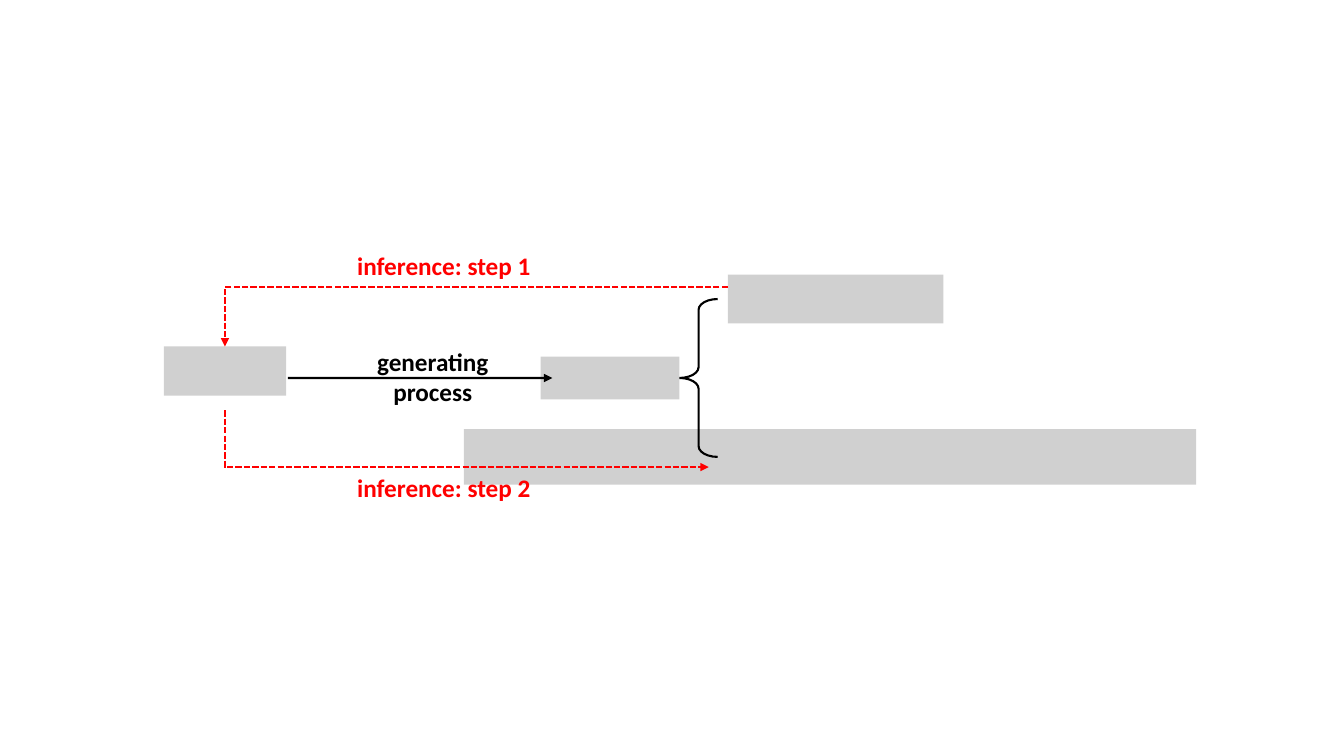
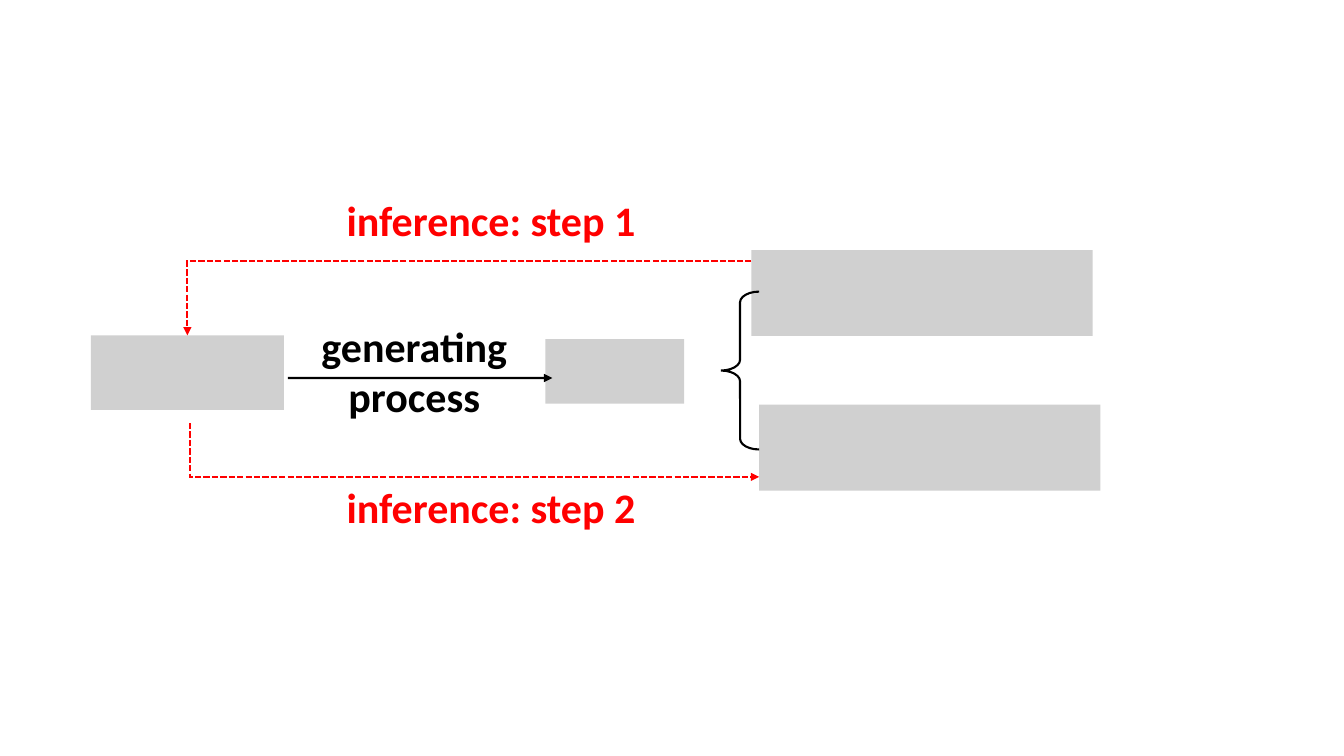
Before and after one commit to weigcdsb/state-space-clustering, a slide deck: slide 1 of documents/EAC-ISBA/plots/raw/loading_plot.pptx. Drawn at 1344x756 pixels with LibreOffice and Linux fonts; fonts in the diff are those of the drawing; grey boxes stand for pictures. Boxes give left, top, right and bottom in pixels: in the first picture for what was removed or moved away, otherwise in the second. Text is boxed around its words. In the diff, an @@ line names an element or a change of style, - is before the commit and + after.

Commit message:
poster-draft1

```diff
--- a/documents/EAC-ISBA/plots/raw/loading_plot.pptx
+++ b/documents/EAC-ISBA/plots/raw/loading_plot.pptx
@@ size 18 to 30 pt in 3 elements at bbox=[321, 332, 507, 419], bbox=[347, 493, 635, 530], bbox=[347, 206, 635, 243] @@
@@ text "inference: step 1": place and size @@
-text "inference: step 1" at bbox=[357, 257, 531, 279]
+text "inference: step 1" at bbox=[347, 206, 635, 243]
@@ elbow arrow moved from (728, 287) - (225, 347) to (751, 261) - (188, 336) @@
@@ picture: place and size @@
-picture at bbox=[728, 275, 944, 324]
+picture at bbox=[751, 250, 1093, 336]
@@ left brace: place and size @@
-left brace at bbox=[680, 299, 718, 458]
+left brace at bbox=[721, 291, 759, 450]
@@ text "generating": place and size @@
-text "generating" at bbox=[377, 353, 488, 405]
+text "generating" at bbox=[321, 332, 507, 419]
@@ picture: place and size @@
-picture at bbox=[163, 347, 285, 396]
+picture at bbox=[91, 336, 283, 410]
@@ picture: place and size @@
-picture at bbox=[540, 357, 680, 399]
+picture at bbox=[545, 339, 685, 403]
@@ picture: place and size @@
-picture at bbox=[464, 430, 1197, 485]
+picture at bbox=[759, 405, 1101, 491]
@@ elbow arrow moved from (225, 410) - (709, 467) to (191, 424) - (759, 477) @@
@@ text "inference: step 2": place and size @@
-text "inference: step 2" at bbox=[357, 476, 531, 503]
+text "inference: step 2" at bbox=[347, 493, 635, 530]
```
Also in this commit, not shown: 16 other files.
